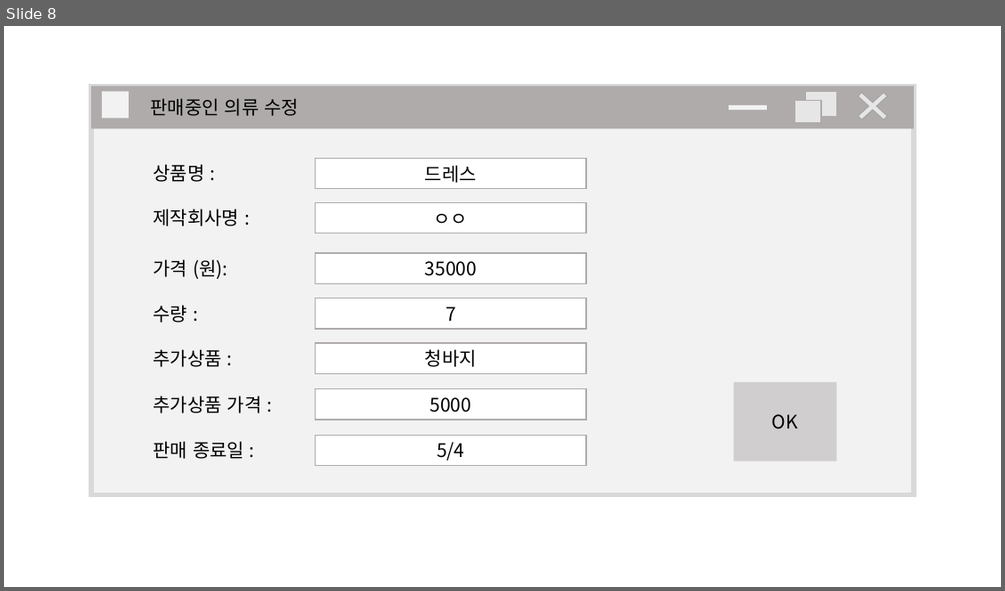
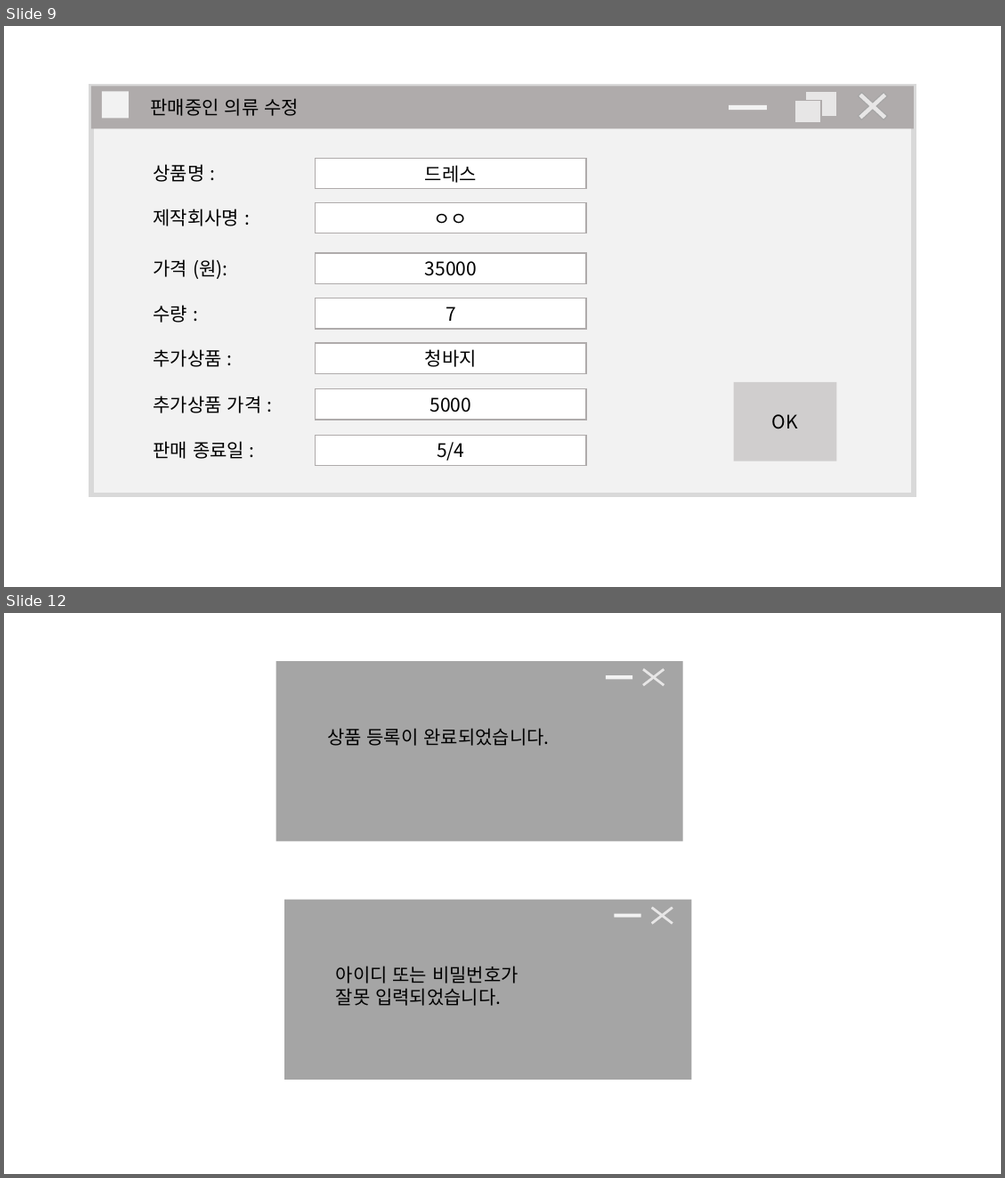
Before and after one commit to rnooyaho/SE, a slide deck: UIdesign_rmj.pptx. Shown one above the other, each under a label of ours: slide 8 before the commit, slides 9 and 12 after it; the slides between them are not shown. The pictures are 1005x591 and 1005x1178 pixels, drawn with LibreOffice and Linux fonts; fonts in the diff are those of the drawing. Boxes give left, top, right and bottom in pixels: in the first picture for what was removed or moved away, otherwise in the second. Text is boxed around its words. In the diff, an @@ line names an element or a change of style, - is before the commit and + after.

```diff
--- a/UIdesign_rmj.pptx
+++ b/UIdesign_rmj.pptx
@@ slide 12 added at box(4, 613, 1001, 1174), background #FFFFFF @@
@@ rectangle added at box(276, 661, 683, 841), fill #A5A5A5 @@
@@ cross added at box(633, 661, 675, 693), fill #E7E6E6, outline #A5A5A5 1 pt @@
@@ rectangle added at box(606, 675, 633, 679), fill #F2F2F2 @@
@@ text added at box(327, 728, 549, 746), 18 pt, text #000000 @@
+상품 등록이 완료되었습니다.
@@ rectangle added at box(284, 900, 691, 1079), fill #A5A5A5 @@
@@ cross added at box(641, 900, 683, 932), fill #E7E6E6, outline #A5A5A5 1 pt @@
@@ rectangle added at box(615, 914, 641, 917), fill #F2F2F2 @@
@@ text added at box(336, 965, 518, 1005), 18 pt, text #000000 @@
+아이디 또는 비밀번호가
+잘못 입력되었습니다.
@@ what was slide 8 is now slide 9 @@
```
Also in this commit, not shown: 3 slides changed, 1 other slide added.
